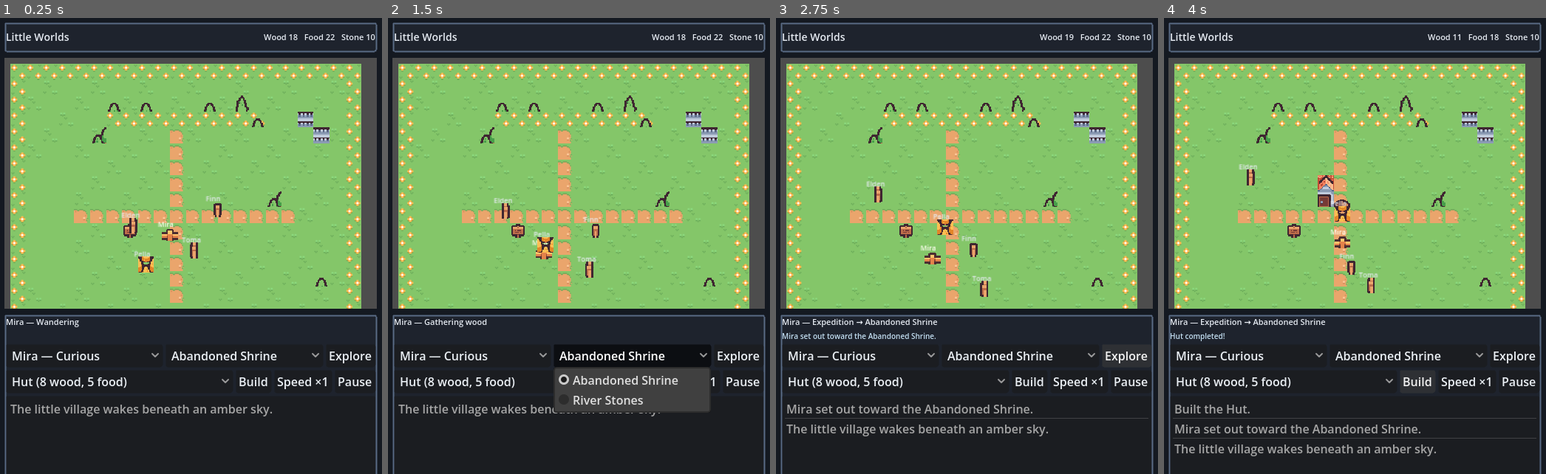
Above: before the commit, frames 1-4 (left to right).
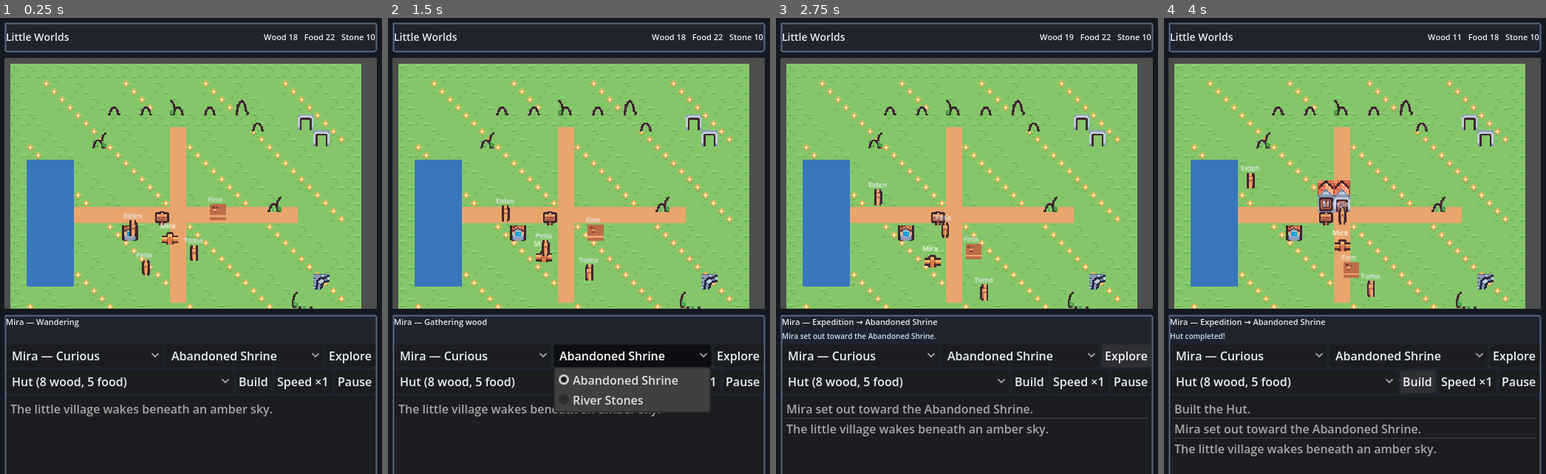
Above: after the commit, the same moments.

Repository: GeneralKnowledge/TinyTown
Game: Godot game, scene res://scenes/main.tscn
The game is run twice, just before and just after one commit, with the same random seed, the same clock (stepped at 60 frames per second) and the same inputs.
Inputs:
- Up to frame 1 (0.25 s): no input
- Up to frame 2 (1.5 s): click "Mira — Curious" at 0.5 s; click "Abandoned Shrine" at 1.25 s
- Up to frame 3 (2.75 s): click "Explore" at 2 s
- Up to frame 4 (4 s): click "Hut (8 wood, 5 food)" at 2.75 s; click "Build" at 3.5 s

The runs differ from the first frame. In frame 1, 10% of the frame differs, in the area x 2-95%, y 10-64%; in frame 2, 10%; in frame 3, 10%; in frame 4, 11%.

Commit message:
Fix Kenney Tiny Town sprite mappings and world layering
Audit atlas indices and document mappings in SPRITE_MAP.md. Use
semantic terrain, building blueprints, villager sprites, and props;
separate water overlay layer; correct well, shrine, and ruin art.

Co-authored-by: GeneralKnowledge <GeneralKnowledge@users.noreply.github.com>

Diff:
--- a/scenes/main.tscn
+++ b/scenes/main.tscn
@@ -38,6 +38,9 @@
 position = Vector2(8, 8)
 
 [node name="Ground" type="TileMapLayer" parent="WorldViewport/SubViewport/WorldRoot"]
+unique_name_in_owner = true
+
+[node name="Water" type="Node2D" parent="WorldViewport/SubViewport/WorldRoot"]
 unique_name_in_owner = true
 
 [node name="Decor" type="Node2D" parent="WorldViewport/SubViewport/WorldRoot"]
--- a/scripts/events.gd
+++ b/scripts/events.gd
@@ -45,8 +45,11 @@
 	var a: Dictionary = GameState.villagers[randi() % GameState.villagers.size()]
 	var b: Dictionary = GameState.villagers[randi() % GameState.villagers.size()]
 	var text: String = t["text"]
-	if text.find("%s") != -1:
+	var placeholders := text.count("%s")
+	if placeholders >= 2:
 		text = text % [a["name"], b["name"]]
+	elif placeholders == 1:
+		text = text % a["name"]
 	match t["fx"]:
 		"relationship":
 			a["relationships"][b["id"]] = clampf(a["relationships"].get(b["id"], 0.3) + 0.08, 0.0, 1.0)
--- a/scripts/main.gd
+++ b/scripts/main.gd
@@ -5,6 +5,7 @@
 
 @onready var world_root: Node2D = %WorldRoot
 @onready var tilemap: TileMapLayer = %Ground
+@onready var water_layer: Node2D = %Water
 @onready var decor: Node2D = %Decor
 @onready var buildings_root: Node2D = %Buildings
 @onready var villagers_root: Node2D = %Villagers
@@ -28,8 +29,8 @@
 	world_root.scale = Vector2(_world_scale, _world_scale)
 	_setup_tilemap()
 	_paint_map()
-	_spawn_water()
-	_spawn_decor()
+	_spawn_river()
+	_spawn_world_props()
 	_refresh_buildings()
 	_setup_ui()
 	_sync_villagers()
@@ -69,52 +70,81 @@
 			var idx := VillageTiles.GRASS
 			match terrain:
 				GameState.Terrain.GRASS:
-					idx = VillageTiles.GRASS if (x + y) % 3 else VillageTiles.GRASS_FLOWERS
+					idx = _grass_variant(x, y)
 				GameState.Terrain.GRASS_ALT:
-					idx = VillageTiles.GRASS_ALT
+					idx = VillageTiles.GRASS_TUFTS
 				GameState.Terrain.PATH:
-					idx = VillageTiles.PATH
+					idx = VillageTiles.PATH_FILL
 				GameState.Terrain.WATER:
-					idx = VillageTiles.WATER
+					idx = VillageTiles.GROUND_UNDER_WATER
 				GameState.Terrain.BLOCKED:
-					idx = VillageTiles.STONE_FLOOR
+					idx = VillageTiles.STONE_COURTYARD
 			tilemap.set_cell(Vector2i(x, y), 0, _tile_atlas(idx))
 
-func _spawn_water() -> void:
+func _grass_variant(x: int, y: int) -> int:
+	var n := (x * 7 + y * 13) % 5
+	match n:
+		0:
+			return VillageTiles.GRASS
+		1:
+			return VillageTiles.GRASS_TUFTS
+		2:
+			return VillageTiles.GRASS_FLOWERS
+		_:
+			return VillageTiles.GRASS
+
+func _spawn_river() -> void:
+	for c in water_layer.get_children():
+		c.queue_free()
 	for y in GameState.MAP_H:
 		for x in GameState.MAP_W:
-			if GameState.map_grid[y][x] == GameState.Terrain.WATER:
-				var r := ColorRect.new()
-				r.size = Vector2(16, 16)
-				r.position = Vector2(x, y) * 16
-				r.color = Color(0.22, 0.45, 0.82, 0.85)
-				decor.add_child(r)
-
-func _spawn_decor() -> void:
+			if GameState.map_grid[y][x] != GameState.Terrain.WATER:
+				continue
+			var r := ColorRect.new()
+			r.size = Vector2(16, 16)
+			r.position = Vector2(x, y) * 16
+			r.color = Color(0.18, 0.42, 0.78, 0.88)
+			water_layer.add_child(r)
+
+func _spawn_world_props() -> void:
 	for c in decor.get_children():
 		c.queue_free()
-	_place_sprite(VillageTiles.TREE, Vector2i(6, 2))
-	_place_sprite(VillageTiles.TREE, Vector2i(8, 2))
-	_place_sprite(VillageTiles.TREE, Vector2i(12, 2))
-	_place_sprite(VillageTiles.TREE_ORANGE, Vector2i(14, 2))
-	_place_sprite(VillageTiles.TREE, Vector2i(15, 3))
-	_place_sprite(VillageTiles.BUSH, Vector2i(5, 4))
-	_place_sprite(VillageTiles.BUSH, Vector2i(16, 8))
-	_place_sprite(VillageTiles.SHRINE_STONE, Vector2i(18, 3))
-	_place_sprite(VillageTiles.SHRINE_STONE, Vector2i(19, 4))
-	_place_sprite(VillageTiles.WELL, Vector2i(7, 10))
-	_place_sprite(VillageTiles.TREE, Vector2i(19, 13))
-	_place_sprite(VillageTiles.TREE, Vector2i(18, 15))
-
-func _place_sprite(tile_index: int, cell: Vector2i) -> void:
+	# Forest edge (north)
+	_place_prop(VillageTiles.TREE_PINE, Vector2i(6, 2), 12)
+	_place_prop(VillageTiles.TREE_PINE, Vector2i(8, 2), 12)
+	_place_prop(VillageTiles.TREE_PAIR, Vector2i(10, 2), 12)
+	_place_prop(VillageTiles.TREE_PINE, Vector2i(12, 2), 12)
+	_place_prop(VillageTiles.TREE_PINE_AUTUMN, Vector2i(14, 2), 12)
+	_place_prop(VillageTiles.TREE_PINE, Vector2i(15, 3), 12)
+	_place_prop(VillageTiles.BUSH, Vector2i(5, 4), 13)
+	# Shrine (stone arch + sign)
+	_place_prop(VillageTiles.STONE_ARCH, Vector2i(18, 3), 11)
+	_place_prop(VillageTiles.STONE_ARCH, Vector2i(19, 4), 11)
+	# Village well
+	_place_prop(VillageTiles.WELL, Vector2i(7, 10), 10)
+	_place_prop(VillageTiles.SIGNPOST, Vector2i(9, 9), 11)
+	# Ruins / forest south-east
+	_place_prop(VillageTiles.STONE_RUIN_CORNER, Vector2i(19, 13), 11)
+	_place_prop(VillageTiles.TREE_ROUND, Vector2i(18, 15), 12)
+	_place_prop(VillageTiles.TREE_PINE, Vector2i(19, 15), 12)
+	_place_prop(VillageTiles.MUSHROOM, Vector2i(17, 14), 13)
+	_place_prop(VillageTiles.BUSH, Vector2i(16, 8), 13)
+
+func _place_prop(tile_index: int, cell: Vector2i, feet_y: float = 14.0) -> void:
+	var s := _make_atlas_sprite(tile_index)
+	s.position = Vector2(cell) * 16 + Vector2(8, feet_y)
+	s.z_index = int(feet_y)
+	decor.add_child(s)
+
+func _make_atlas_sprite(tile_index: int) -> Sprite2D:
 	var s := Sprite2D.new()
 	s.texture = load(TEX_PATH)
 	s.region_enabled = true
 	var ac := _tile_atlas(tile_index)
 	s.region_rect = Rect2(ac.x * 16, ac.y * 16, 16, 16)
-	s.position = Vector2(cell) * 16 + Vector2(8, 8)
 	s.texture_filter = CanvasItem.TEXTURE_FILTER_NEAREST
-	decor.add_child(s)
+	s.centered = true
+	return s
 
 func _refresh_buildings() -> void:
 	for c in buildings_root.get_children():
@@ -124,22 +154,13 @@
 			_draw_building(bid, GameState.buildings[bid]["pos"])
 
 func _draw_building(bid: String, origin: Vector2i) -> void:
-	var parts: Array = []
-	match bid:
-		"hut":
-			parts = [VillageTiles.HOUSE_WOOD_A, VillageTiles.HOUSE_WOOD_B, VillageTiles.HOUSE_ROOF]
-		"lumber_camp":
-			parts = [VillageTiles.FENCE, VillageTiles.FENCE, VillageTiles.TREE]
-		"garden":
-			parts = [VillageTiles.BUSH, VillageTiles.BUSH, VillageTiles.GRASS_FLOWERS]
-		"workshop":
-			parts = [VillageTiles.HOUSE_WOOD_B, VillageTiles.HOUSE_WOOD_A, VillageTiles.HOUSE_ROOF]
-		"watchtower":
-			parts = [VillageTiles.TOWER_STONE, VillageTiles.TOWER_STONE, VillageTiles.HOUSE_ROOF]
-	var offsets := [Vector2i(0, 0), Vector2i(1, 0), Vector2i(0, -1)]
-	for i in parts.size():
-		var cell: Vector2i = origin + offsets[i]
-		_place_sprite(parts[i], cell)
+	var parts: Array = VillageTiles.blueprint_for(bid)
+	for part in parts:
+		var cell: Vector2i = origin + part["atlas_offset"]
+		var s := _make_atlas_sprite(part["index"])
+		s.position = Vector2(cell) * 16 + Vector2(8, 13)
+		s.z_index = 13
+		buildings_root.add_child(s)
 
 func _setup_ui() -> void:
 	build_option.clear()
@@ -190,35 +211,26 @@
 			villagers_root.add_child(node)
 			_villager_nodes[id] = node
 		var n: Node2D = _villager_nodes[id]
-		n.position = v["pos"] * 16
-		var bob := sin(Time.get_ticks_msec() * 0.006 + hash(id)) * 1.5
-		n.position.y += bob
+		var feet: Vector2 = v["pos"] * 16 + Vector2(8, 13)
+		var bob := sin(Time.get_ticks_msec() * 0.006 + hash(id)) * 1.0
+		n.position = feet + Vector2(0, bob)
+		n.z_index = 14
 		if GameState.selected_villager_id == id:
-			n.modulate = Color(1.2, 1.2, 1.0)
+			n.modulate = Color(1.15, 1.12, 1.0)
 		else:
 			n.modulate = Color.WHITE
 	_update_activity_label()
 
 func _make_villager_node(v: Dictionary) -> Node2D:
 	var root := Node2D.new()
-	var body := Sprite2D.new()
-	body.texture = load(TEX_PATH)
-	body.region_enabled = true
-	var ac := _tile_atlas(v["sprite"])
-	body.region_rect = Rect2(ac.x * 16, ac.y * 16, 16, 16)
-	body.texture_filter = CanvasItem.TEXTURE_FILTER_NEAREST
-	body.position = Vector2(8, 10)
+	var body := _make_atlas_sprite(v["sprite"])
+	body.position = Vector2.ZERO
 	root.add_child(body)
 	var label := Label.new()
 	label.text = v["name"]
-	label.position = Vector2(-4, -6)
+	label.position = Vector2(-10, -18)
 	label.add_theme_font_size_override("font_size", 7)
 	root.add_child(label)
-	var ring := ColorRect.new()
-	ring.size = Vector2(14, 14)
-	ring.position = Vector2(1, 6)
-	ring.color = Color(1, 1, 1, 0)
-	root.add_child(ring)
 	return root
 
 func _update_activity_label() -> void:
--- a/scripts/tiles.gd
+++ b/scripts/tiles.gd
@@ -1,33 +1,111 @@
 class_name VillageTiles
 extends RefCounted
+
+## Kenney Tiny Town — 12×11 atlas (16×16 cells, packed sheet has no gutter).
+## Index = row * 12 + col. See assets/SPRITE_MAP.md for audit notes.
 
 const ATLAS_COLUMNS := 12
 
 static func atlas_coords(tile_index: int) -> Vector2i:
 	return Vector2i(tile_index % ATLAS_COLUMNS, int(tile_index / ATLAS_COLUMNS))
 
-# Hand-picked Kenney Tiny Town tile indices (16×16 atlas).
+# --- Terrain (TileMap ground layer) ---
 const GRASS := 0
-const GRASS_FLOWERS := 1
-const GRASS_ALT := 2
-const DIRT := 14
-const PATH := 14
-const WATER := 0
-const TREE := 7
-const TREE_ORANGE := 4
+const GRASS_TUFTS := 1
+const GRASS_FLOWERS := 2
+const DIRT_PATCH := 3
+const PATH_FILL := 25
+const SHORE_GRASS_DIRT := 13
+const SHORE_DIRT_GRASS := 14
+const STONE_COURTYARD := 60
+
+# No dedicated open-water tile in Tiny Town; river uses grass + blue overlay (documented gap).
+const GROUND_UNDER_WATER := GRASS
+
+# --- Vegetation & props (decor sprites) ---
+const TREE_PINE := 7
+const TREE_PINE_AUTUMN := 4
+const TREE_ROUND := 16
 const BUSH := 6
-const FENCE := 24
-const STONE_FLOOR := 60
-const SHRINE_STONE := 100
-const WELL := 83
+const TREE_PAIR := 8
+const MUSHROOM := 18
+const SPROUT := 17
+const SIGNPOST := 83
+const WELL := 104
+const LOGS := 106
+const AXE := 115
+const BEEHIVE := 106
 
+# --- Characters (villagers only — 16×16 scenery figures) ---
 const CHAR_MIRA := 45
 const CHAR_ELDEN := 56
 const CHAR_TOMA := 58
-const CHAR_PELLA := 22
-const CHAR_FINN := 47
+const CHAR_PELLA := 59
+const CHAR_FINN := 73
 
-const HOUSE_WOOD_A := 91
-const HOUSE_WOOD_B := 92
-const HOUSE_ROOF := 67
-const TOWER_STONE := 101
+# --- Building parts (multi-tile compositions) ---
+const ROOF_PEAK := 67
+const WALL_WOOD_LEFT := 88
+const WALL_WOOD_DOOR := 89
+const WALL_WOOD_WINDOW := 90
+const WALL_WOOD_RIGHT := 91
+const TOWER_STONE := 102
+const STONE_WALL := 100
+const STONE_ARCH := 78
+const STONE_RUIN_CORNER := 113
+
+# Blueprint: list of { "index": int, "atlas_offset": Vector2i }
+static func blueprint_hut() -> Array:
+	return [
+		{"index": ROOF_PEAK, "atlas_offset": Vector2i(0, -1)},
+		{"index": ROOF_PEAK, "atlas_offset": Vector2i(1, -1)},
+		{"index": WALL_WOOD_LEFT, "atlas_offset": Vector2i(0, 0)},
+		{"index": WALL_WOOD_DOOR, "atlas_offset": Vector2i(1, 0)},
+	]
+
+static func blueprint_workshop() -> Array:
+	return [
+		{"index": ROOF_PEAK, "atlas_offset": Vector2i(0, -1)},
+		{"index": ROOF_PEAK, "atlas_offset": Vector2i(1, -1)},
+		{"index": WALL_WOOD_WINDOW, "atlas_offset": Vector2i(0, 0)},
+		{"index": WALL_WOOD_RIGHT, "atlas_offset": Vector2i(1, 0)},
+	]
+
+static func blueprint_lumber_camp() -> Array:
+	return [
+		{"index": BUSH, "atlas_offset": Vector2i(0, 0)},
+		{"index": LOGS, "atlas_offset": Vector2i(1, 0)},
+		{"index": BUSH, "atlas_offset": Vector2i(2, 0)},
+		{"index": AXE, "atlas_offset": Vector2i(1, 1)},
+	]
+
+static func blueprint_garden() -> Array:
+	return [
+		{"index": BUSH, "atlas_offset": Vector2i(0, 0)},
+		{"index": SPROUT, "atlas_offset": Vector2i(1, 0)},
+		{"index": BUSH, "atlas_offset": Vector2i(2, 0)},
+		{"index": BEEHIVE, "atlas_offset": Vector2i(1, 1)},
+	]
+
+static func blueprint_watchtower() -> Array:
+	return [
+		{"index": TOWER_STONE, "atlas_offset": Vector2i(0, -1)},
+		{"index": TOWER_STONE, "atlas_offset": Vector2i(1, -1)},
+		{"index": STONE_WALL, "atlas_offset": Vector2i(0, 0)},
+		{"index": STONE_WALL, "atlas_offset": Vector2i(1, 0)},
+	]
+
+static func blueprint_for(building_id: String) -> Array:
+	match building_id:
+		"hut":
+			return blueprint_hut()
+		"workshop":
+			return blueprint_workshop()
+		"lumber_camp":
+			return blueprint_lumber_camp()
+		"garden":
+			return blueprint_garden()
+		"watchtower":
+			return blueprint_watchtower()
+		_:
+			return []
Not shown, changed: ASSET_CREDITS.md
Not shown, added: assets/SPRITE_MAP.md
